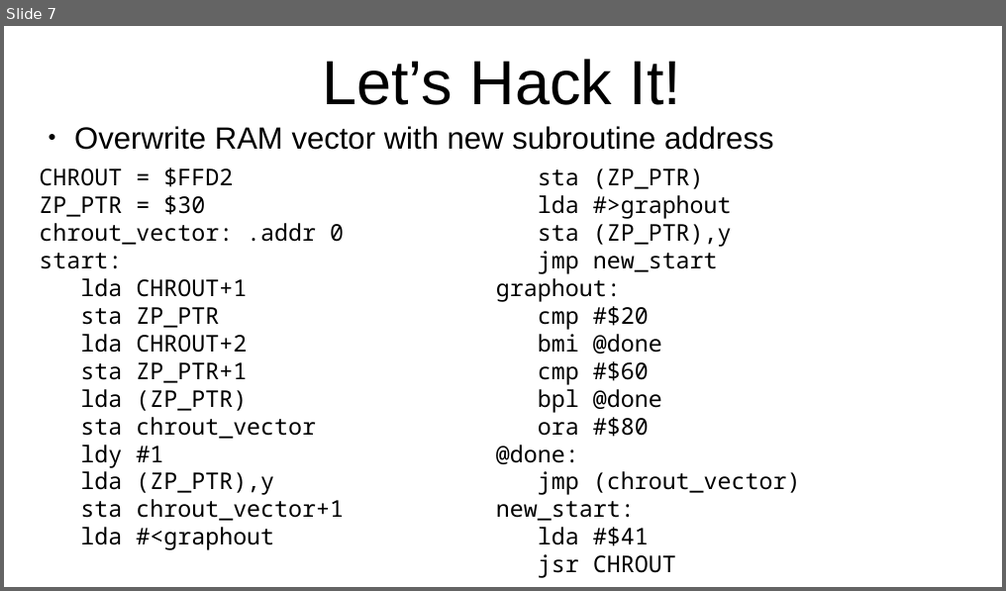
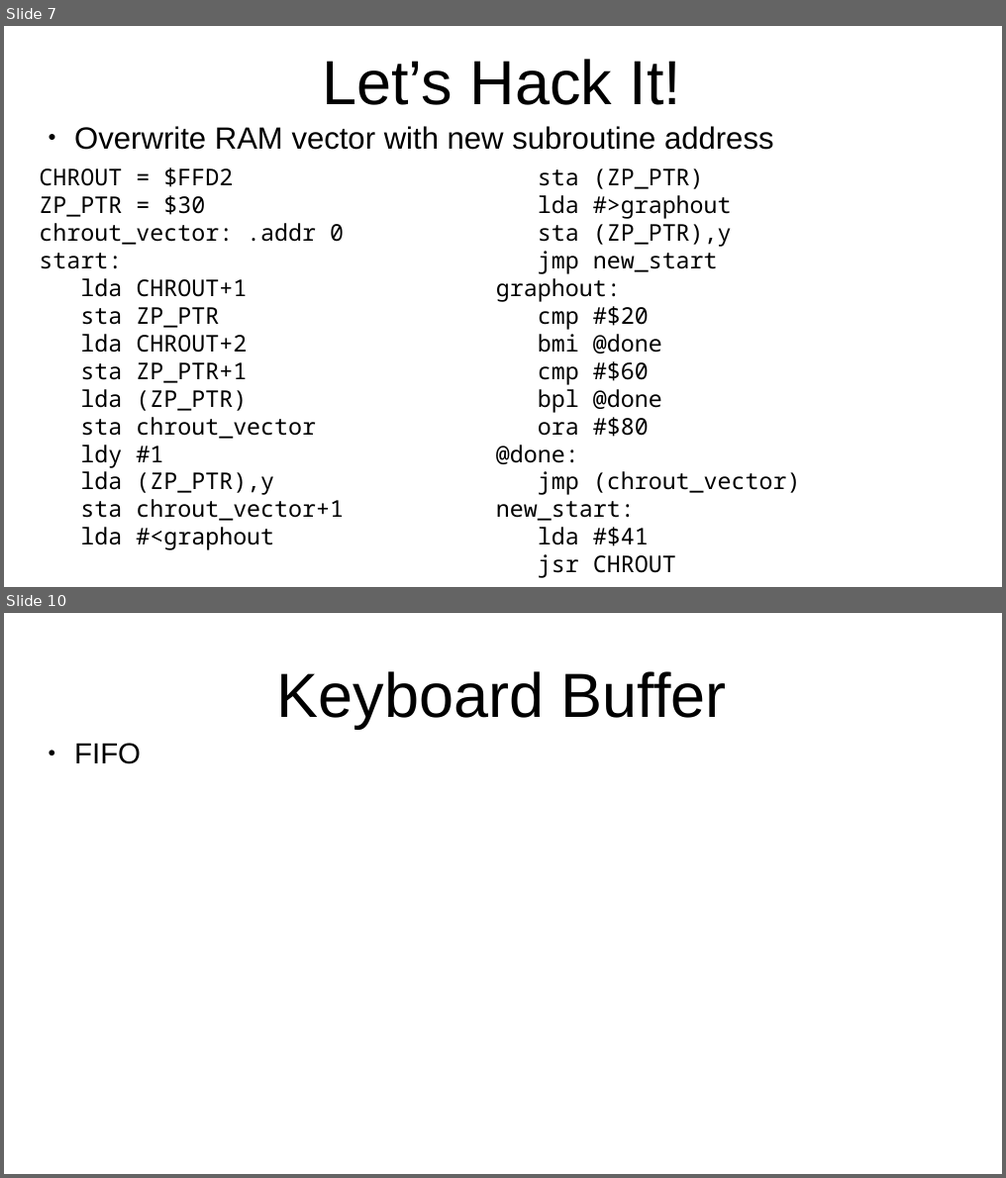
Before and after one commit to SlithyMatt/x16-assembly-tutorial, a slide deck: Lesson8/Lesson8.odp. Shown one above the other, each under a label of ours: slide 7 before the commit, slides 7 and 10 after it; the slides between them are not shown. The pictures are 1006x591 and 1006x1178 pixels, drawn with LibreOffice and Linux fonts; fonts in the diff are those of the drawing. Boxes give left, top, right and bottom in pixels: in the first picture for what was removed or moved away, otherwise in the second. Text is boxed around its words. In the diff, an @@ line names an element or a change of style, - is before the commit and + after.

```diff
--- a/Lesson8/Lesson8.odp
+++ b/Lesson8/Lesson8.odp
@@ slide 10 added at (4, 613, 1002, 1174), background #FFFFFF @@
@@ title added at (277, 671, 727, 728), 60 pt, text #000000 @@
+Keyboard Buffer
@@ text added at (74, 743, 141, 764), 28 pt, text #000000 @@
+● FIFO
```
Also in this commit, not shown: 2 slides changed, 2 other slides added, 4 slides removed.
